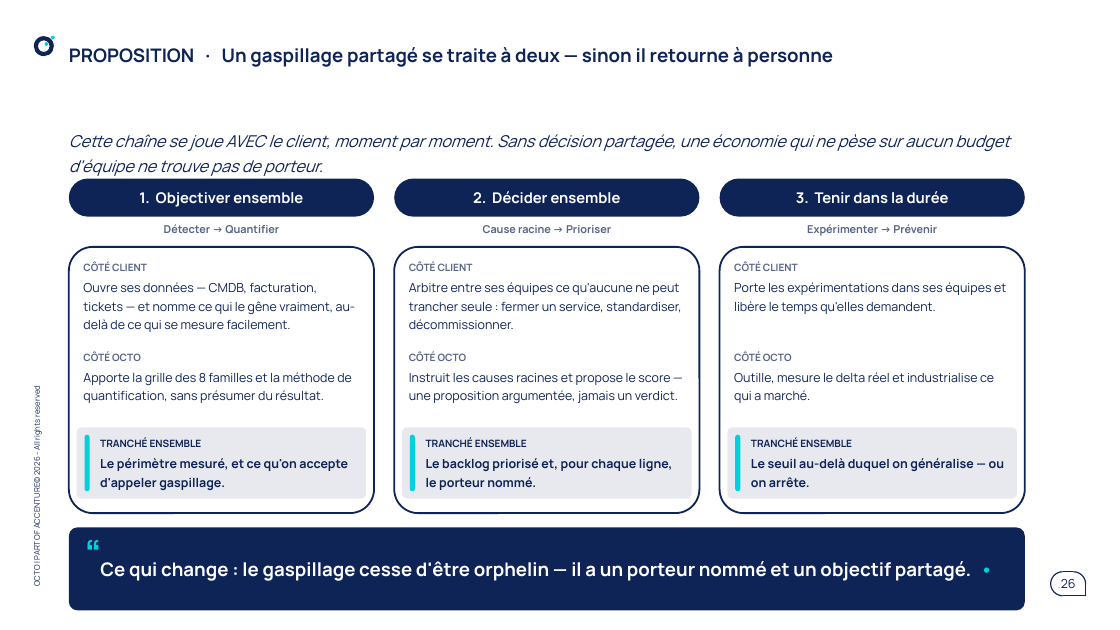
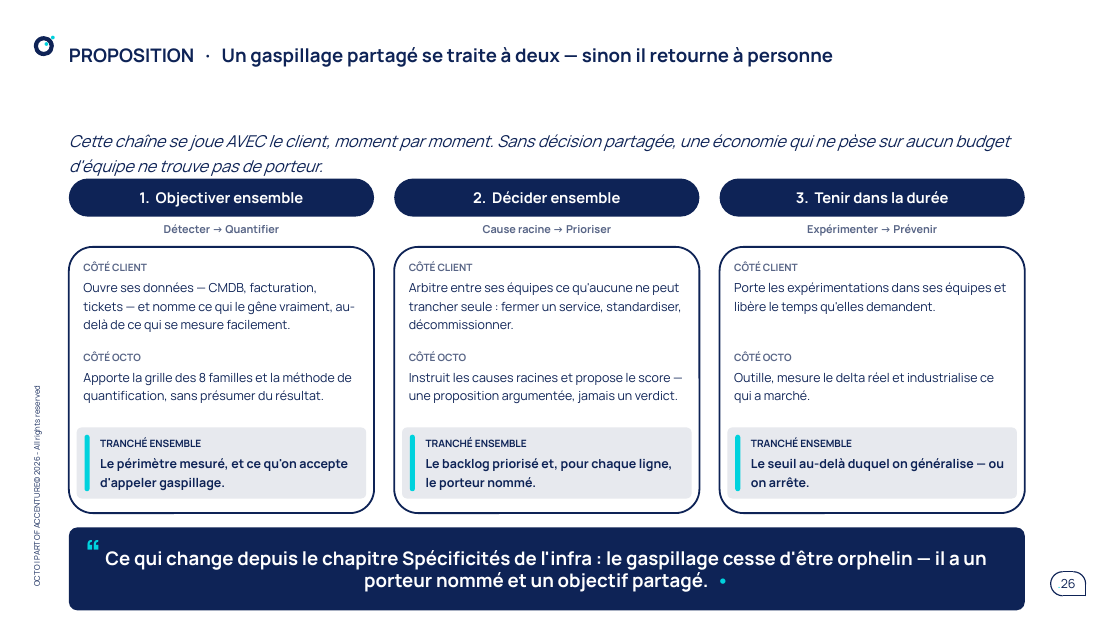
Before and after one commit to claudecamus-dot/Vscode3, a slide deck: slide 26 of docs/cadrage-ppt/bmad-iap-cadrage-synthese.pptx. Drawn at 1120x630 pixels with LibreOffice and Linux fonts; fonts in the diff are those of the drawing. Boxes give left, top, right and bottom in pixels: in the first picture for what was removed or moved away, otherwise in the second. Text is boxed around its words. In the diff, an @@ line names an element or a change of style, - is before the commit and + after.

```diff
--- a/docs/cadrage-ppt/bmad-iap-cadrage-synthese.pptx
+++ b/docs/cadrage-ppt/bmad-iap-cadrage-synthese.pptx
@@ text at [105,550,986,592]: text changed @@
-Ce qui change : le gaspillage cesse d'être orphelin — il a un porteur nommé et un objectif partagé. •
+Ce qui change depuis le chapitre Spécificités de l'infra : le gaspillage cesse d'être orphelin — il a un porteur nommé et un objectif partagé. •
```
Also in this commit, not shown: 3 other slides changed, 3 other files.
